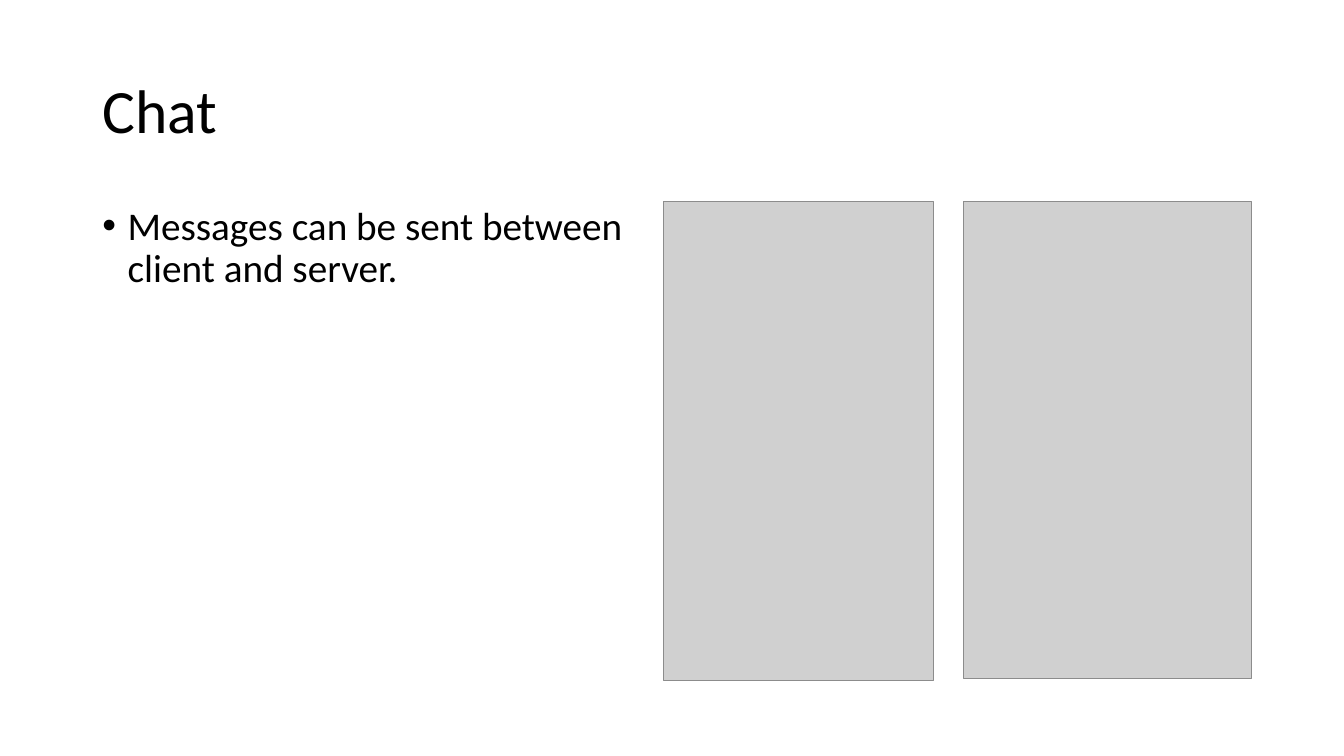
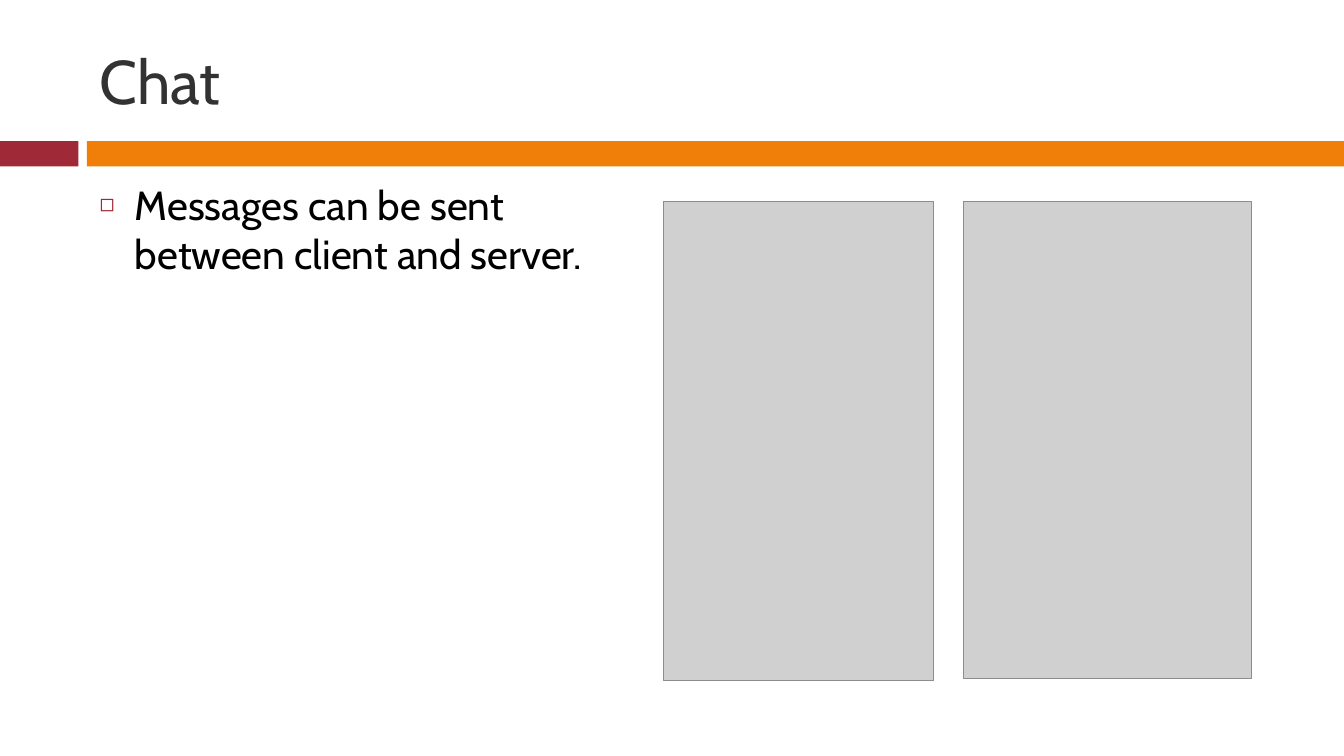
Before and after one commit to rferrance/DataBridge, a slide deck: slide 6 of DataBridgePresentation.pptx. Drawn at 1344x756 pixels with LibreOffice and Linux fonts; fonts in the diff are those of the drawing; grey boxes stand for pictures. Boxes give left, top, right and bottom in pixels: in the first picture for what was removed or moved away, otherwise in the second. Text is boxed around its words. In the diff, an @@ line names an element or a change of style, - is before the commit and + after.

```diff
--- a/DataBridgePresentation.pptx
+++ b/DataBridgePresentation.pptx
@@ title "Chat" moved from (x1=102, y1=90, x2=217, y2=134) to (x1=100, y1=58, x2=221, y2=105) @@
@@ title "Chat" at (x1=100, y1=58, x2=221, y2=105): font Calibri to Cabin, text colour #000000 to #323232; line spacing 0.9 to 1 @@
@@ rectangle added at (x1=0, y1=141, x2=79, y2=166), fill #9F2936 @@
@@ rectangle added at (x1=87, y1=141, x2=1344, y2=166), fill #F07F09 @@
@@ text "Messages can be sent between ..." moved from (x1=128, y1=212, x2=622, y2=283) to (x1=135, y1=189, x2=582, y2=270) @@
@@ text "Messages can be sent between ..." at (x1=135, y1=189, x2=582, y2=270): size 28 to 29 pt, font Calibri to Cabin; bullet • to ◻; line spacing 0.9 to 1; less space between paragraphs @@
```
Also in this commit, not shown: 9 other slides changed.
